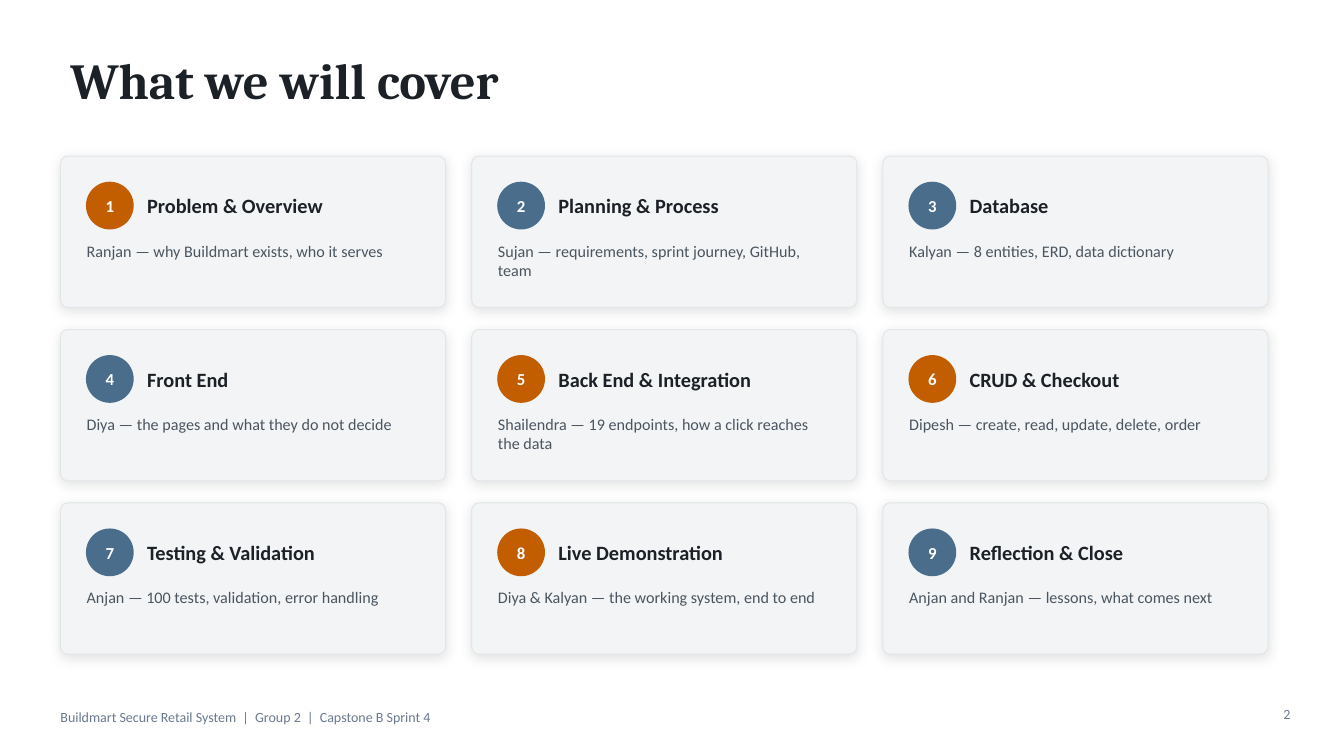
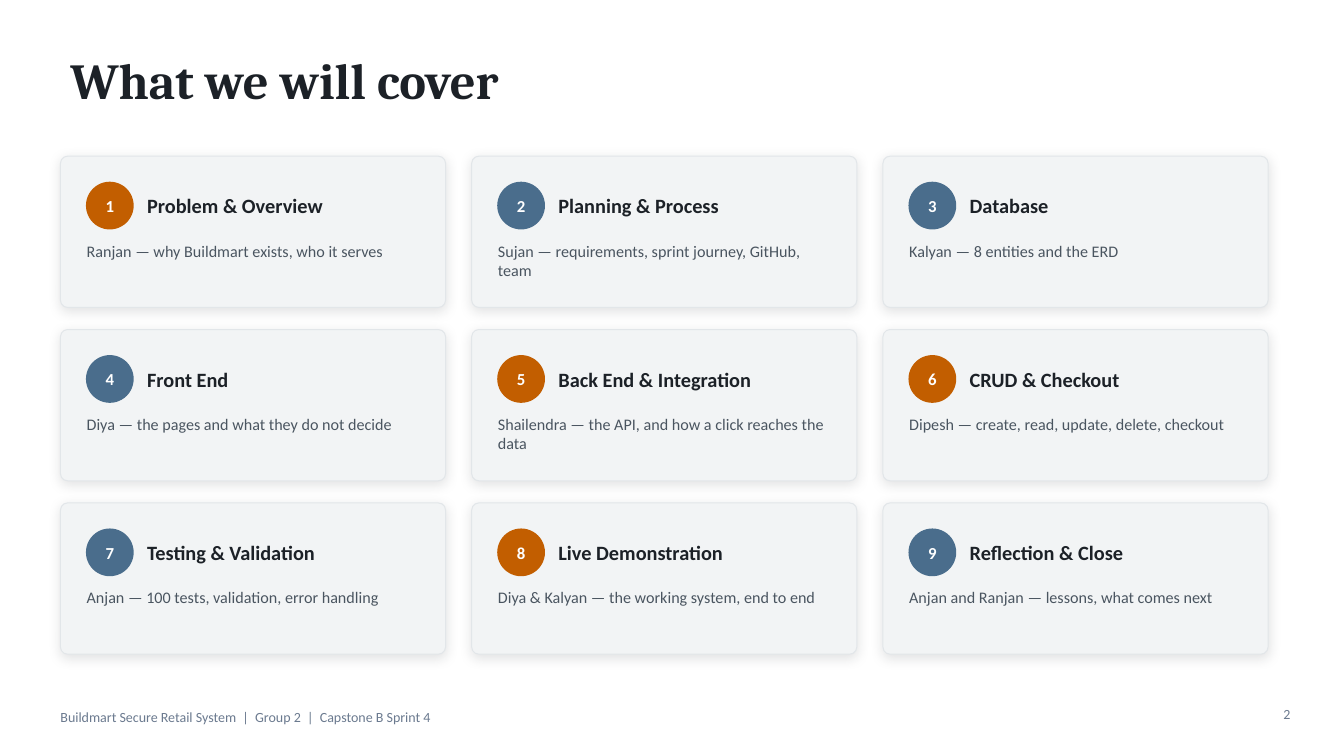
Before and after one commit to CapstoneAB/capstone_A_B, a slide deck: slide 2 of docs/sprint4/presentation/Buildmart-Sprint4-Final-Presentation.pptx. Drawn at 1344x756 pixels with LibreOffice and Linux fonts; fonts in the diff are those of the drawing. Boxes give left, top, right and bottom in pixels: in the first picture for what was removed or moved away, otherwise in the second. Text is boxed around its words. In the diff, an @@ line names an element or a change of style, - is before the commit and + after.

```diff
--- a/docs/sprint4/presentation/Buildmart-Sprint4-Final-Presentation.pptx
+++ b/docs/sprint4/presentation/Buildmart-Sprint4-Final-Presentation.pptx
@@ text at (909, 246, 1119, 260): text changed @@
-Kalyan — 8 entities, ERD, data dictionary
+Kalyan — 8 entities and the ERD
@@ text at (498, 419, 824, 449): text changed @@
-Shailendra — 19 endpoints, how a click reaches the data
+Shailendra — the API, and how a click reaches the data
@@ text at (909, 419, 1224, 433): text changed @@
-Dipesh — create, read, update, delete, order
+Dipesh — create, read, update, delete, checkout
```
Also in this commit, not shown: 2 other files.
